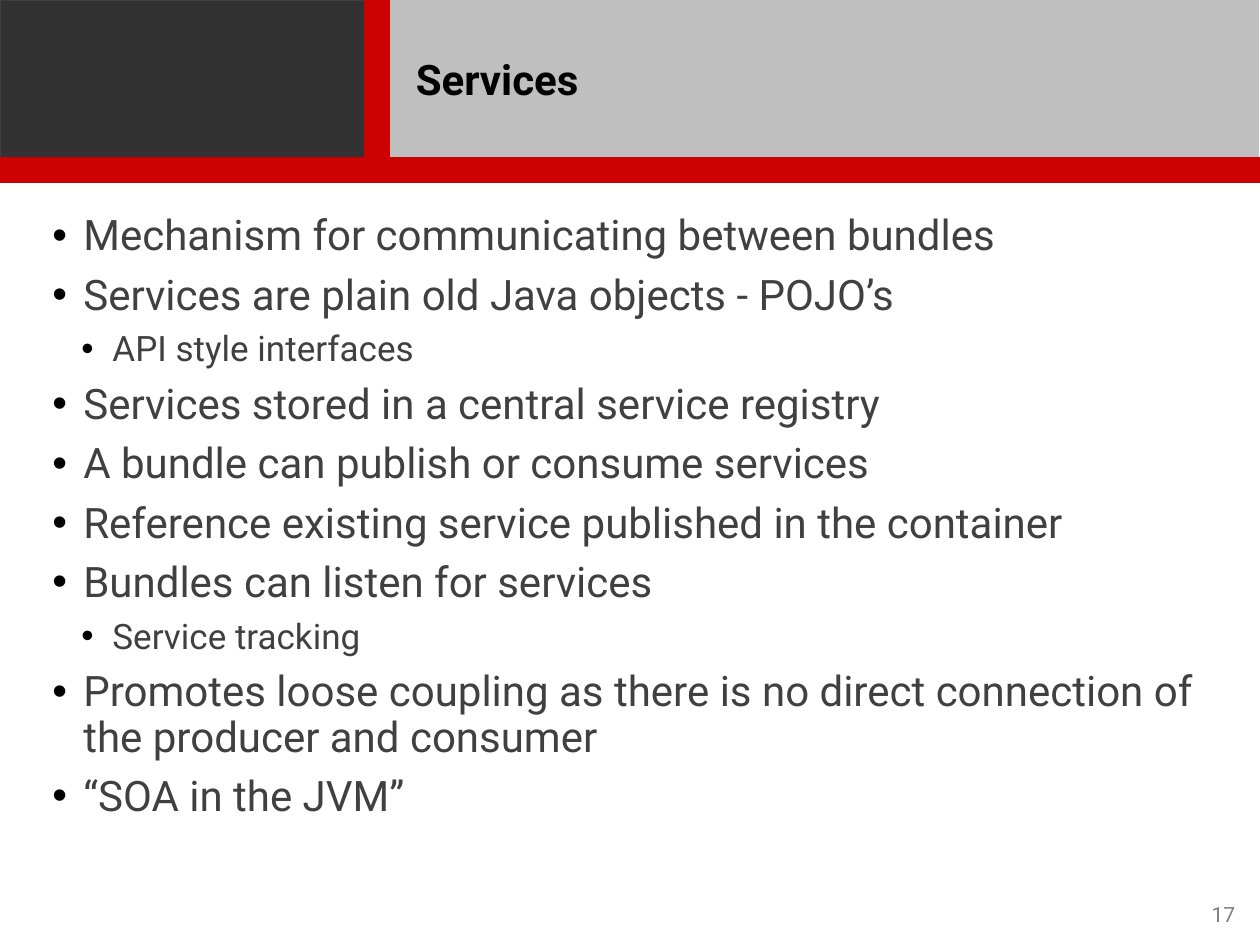
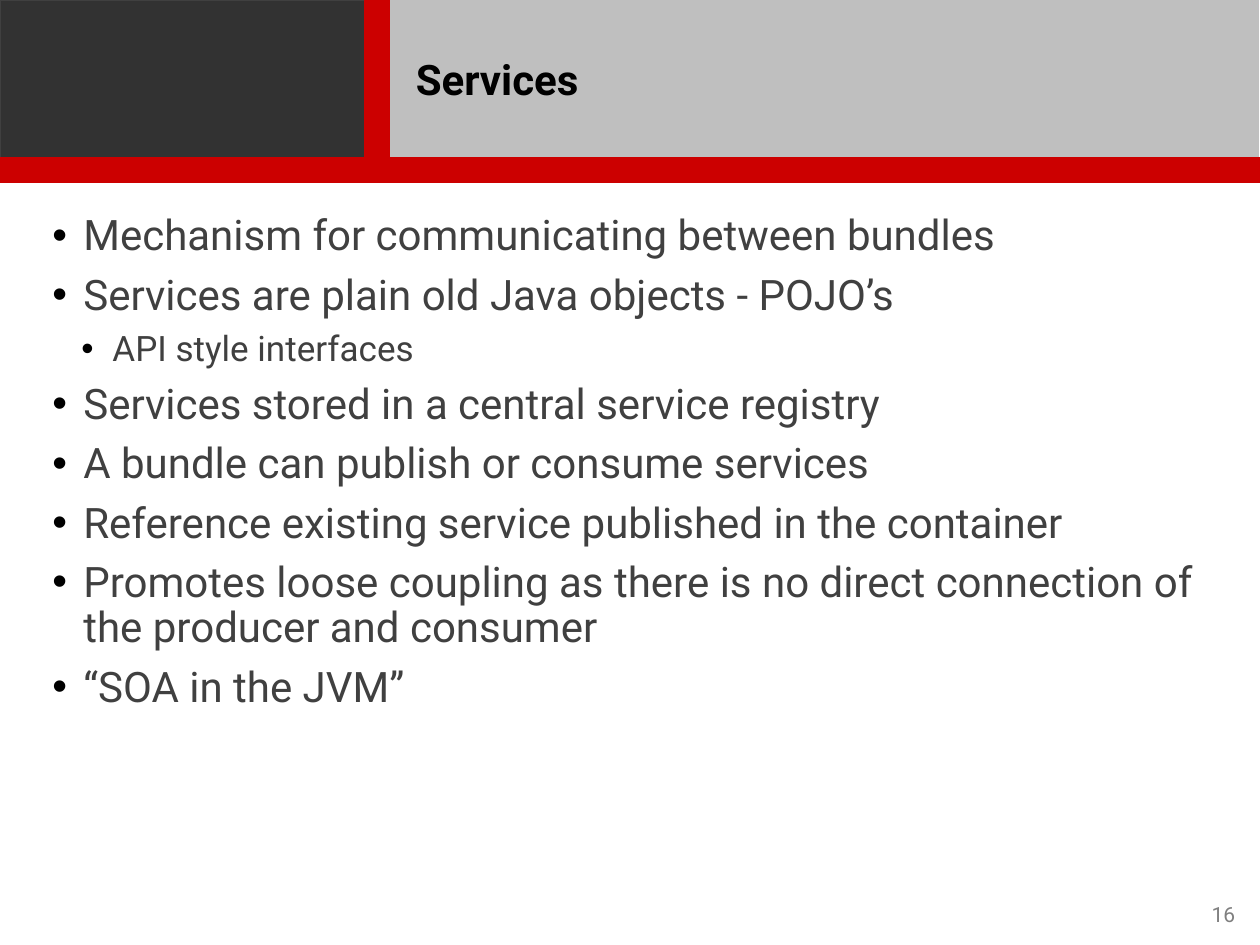
Before and after one commit to seansackowitz/associate-consultant-enablement-lab, a slide deck: slide 16 of presentations/Fuse/Fuse.pptx (slide 17 before the commit). Drawn at 1260x945 pixels with LibreOffice and Linux fonts; fonts in the diff are those of the drawing; background and template pictures are left out. Boxes give left, top, right and bottom in pixels: in the first picture for what was removed or moved away, otherwise in the second. Text is boxed around its words. In the diff, an @@ line names an element or a change of style, - is before the commit and + after.

```diff
--- a/presentations/Fuse/Fuse.pptx
+++ b/presentations/Fuse/Fuse.pptx
@@ text at <box>83,565,652,657</box>: paragraphs removed @@
-• Bundles can listen for services
-  • Service tracking
@@ page number at <box>1212,907,1236,922</box>: text changed @@
-17
+16
```
Also in this commit, not shown: 7 other slides changed, 2 slides added, 1 slide removed.
